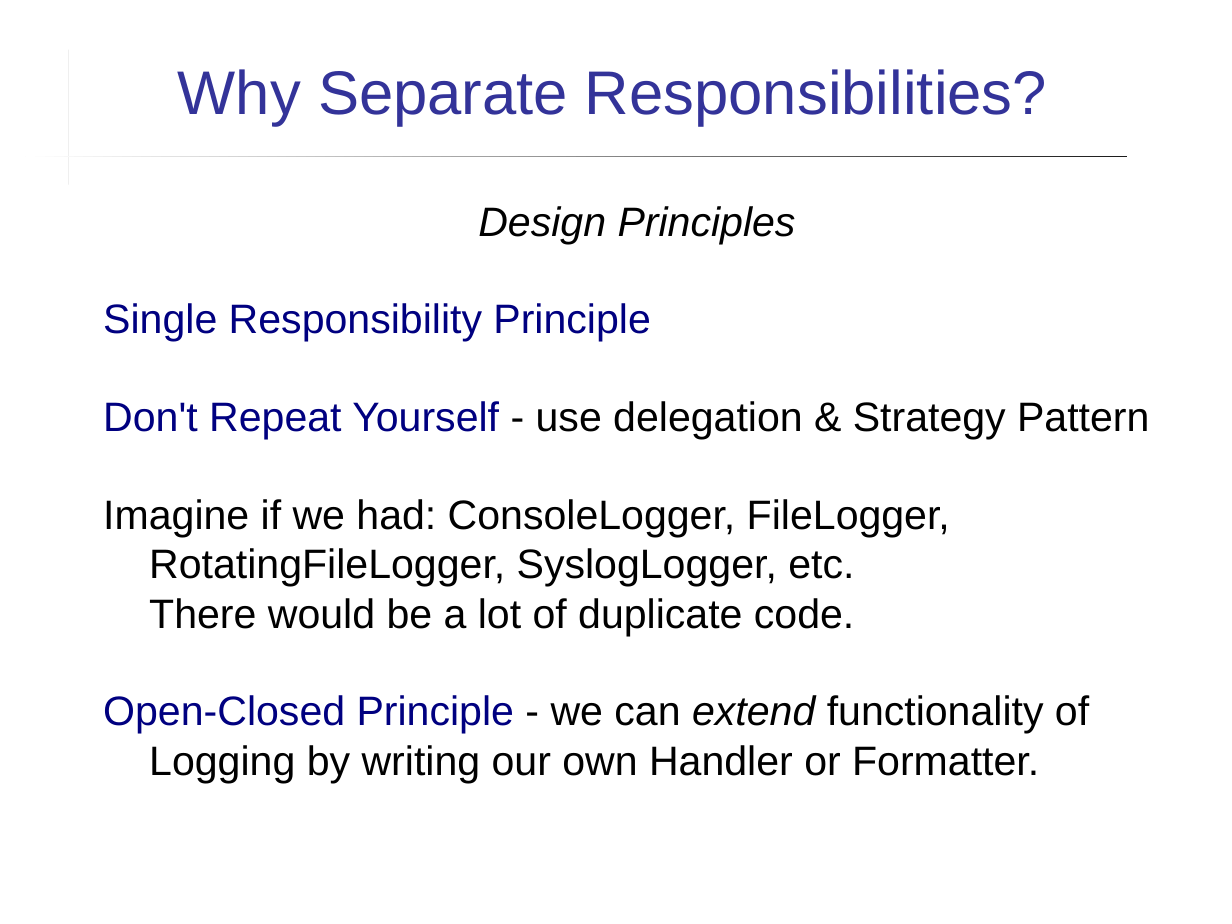
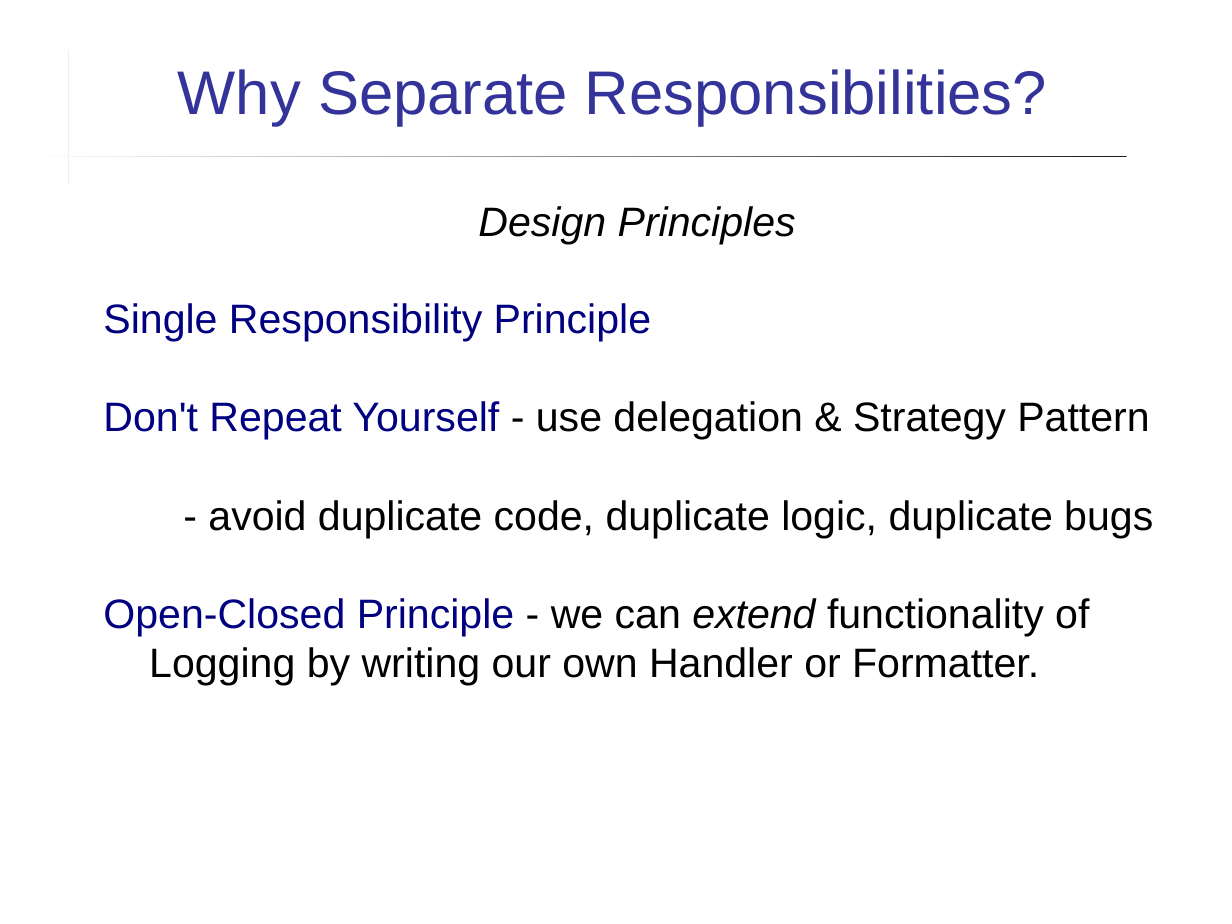
Before and after one commit to cpske/ISP, a slide deck: slide 25 of logging/Logging.ppt. Drawn at 1232x924 pixels with LibreOffice and Linux fonts; fonts in the diff are those of the drawing. Boxes give left, top, right and bottom in pixels: in the first picture for what was removed or moved away, otherwise in the second. Text is boxed around its words. In the diff, an @@ line names an element or a change of style, - is before the commit and + after.

```diff
--- a/logging/Logging.ppt
+++ b/logging/Logging.ppt
@@ text at bbox=[103, 401, 1153, 538]: text changed @@
-Don't Repeat Yourself - use delegation & Strategy Pattern
-Imagine if we had: ConsoleLogger, FileLogger, RotatingFileLogger, SyslogLogger, etc.
-There would be a lot of duplicate code.
+Don't Repeat Yourself - use delegation & Strategy Pattern
+- avoid duplicate code, duplicate logic, duplicate bugs
```
Also in this commit, not shown: 3 other slides changed, 4 other files.
